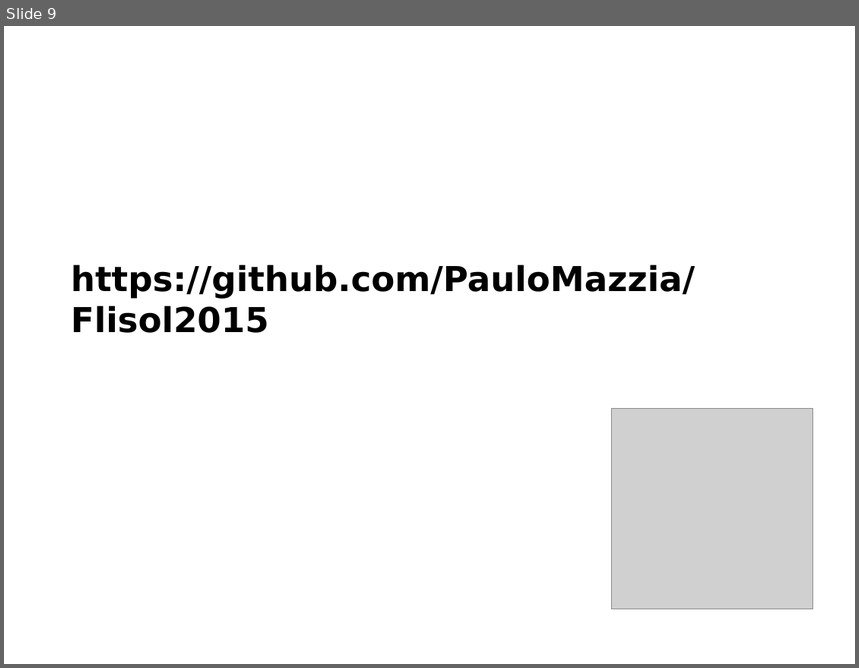
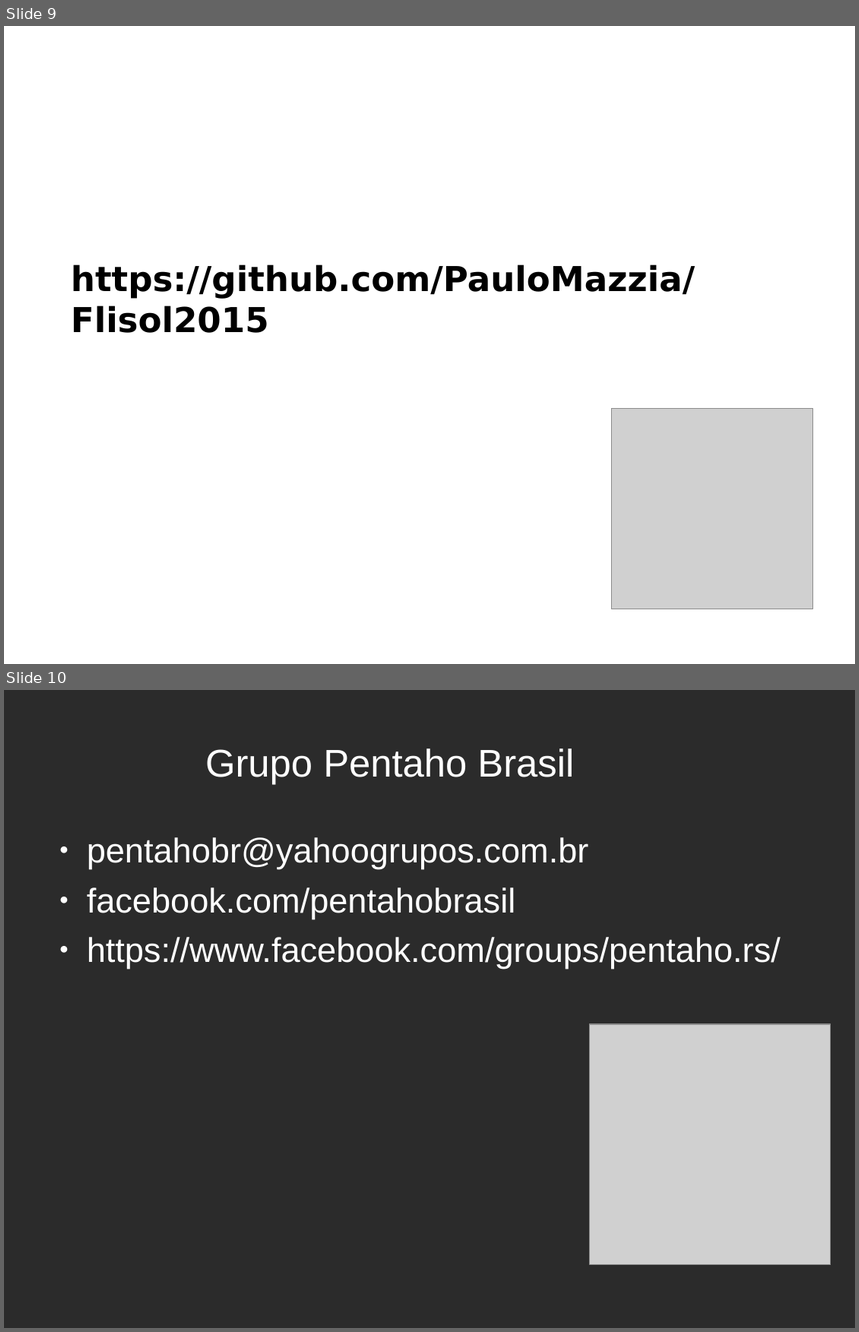
Before and after one commit to PauloMazzia/Flisol2015, a slide deck: Flisol 2015 Oficina.odp. Shown one above the other, each under a label of ours: slide 9 before the commit, slides 9 and 10 after it. The pictures are 859x668 and 859x1332 pixels, drawn with LibreOffice and Linux fonts; fonts in the diff are those of the drawing; grey boxes stand for pictures; background and template pictures are left out; a plain dark background stands for a picture behind light text. Boxes give left, top, right and bottom in pixels: in the first picture for what was removed or moved away, otherwise in the second. Text is boxed around its words. In the diff, an @@ line names an element or a change of style, - is before the commit and + after.

```diff
--- a/Flisol 2015 Oficina.odp
+++ b/Flisol 2015 Oficina.odp
@@ slide 10 added at (4, 690, 855, 1328), background picture (left out) @@
@@ title added at (205, 749, 574, 784), 36 pt, text #FFFFFF @@
+Grupo Pentaho Brasil
@@ text added at (87, 837, 781, 969), 32 pt, text #FFFFFF @@
+● pentahobr@yahoogrupos.com.br
+● facebook.com/pentahobrasil
+● https://www.facebook.com/groups/pentaho.rs/
@@ picture added at (590, 1024, 831, 1265) @@
```
Also in this commit, not shown: 1 slide changed, 2 other slides added, 1 other file.
